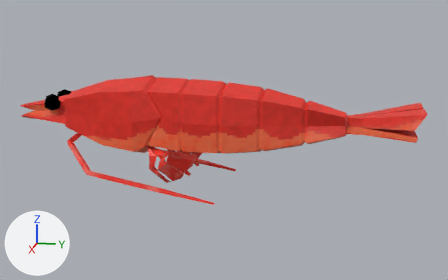
An edit to the glTF model assets/shrimp.glb, drawn before and after from the same camera.
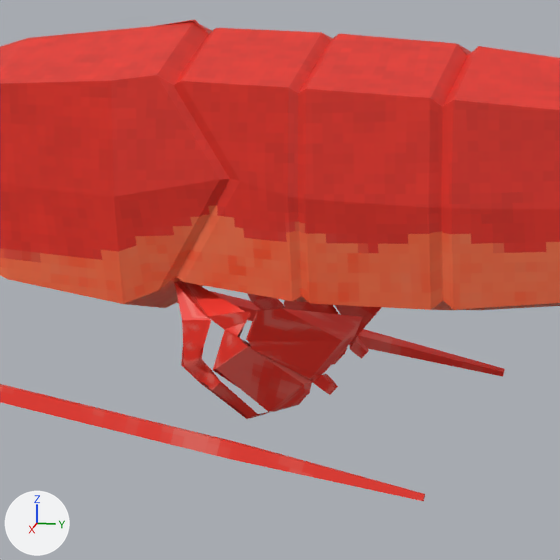
Each version is shown whole from a camera (50 mm lens) standing at (3.246, 1.174, 0.678) and looking at (-0.006, 0.523, -0.135), then close up on the part from 22% to 56% of the width and 25% to 79% of the height. Arrows for +X, +Y and +Z are at lower left; the lights stay in place. The first two pictures are the older version. Vertices at exactly the same position are counted once.

Names of what the first close-up shows: 'Cube', 'legs', 'whisker'.
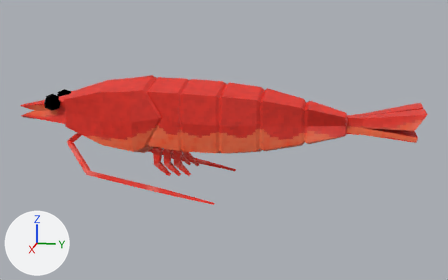
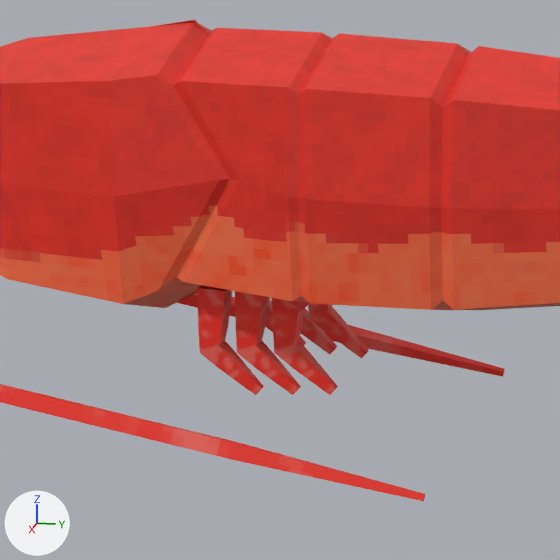
Edits to the bpy script that builds the scene:
```text
Change me_cube:
    used by ob_legs; location = (0.0, 0.0, 0.0)
    remove me_cube.from_pydata(...)  # 216 vertices, 408 faces; spans x -0.205..0.205, y 0.125..0.402, z -0.356..-0.148
    add me_cube.from_pydata(...)  # 216 vertices, 408 faces; spans x -0.141..0.141, y 0.163..0.36, z -0.32..-0.158
    me_cube part 1: 96 of 216 vertices moved; they spanned x 0.09..0.205, y 0.125..0.402, z -0.356..-0.148 and now span x 0.079..0.141, y 0.163..0.34, z -0.32..-0.158; mean shift (-0.037, -0.01, 0.02); largest move (0.203, 0.271, -0.17) -> (0.083, 0.268, -0.179)
    me_cube part 2: 96 of 216 vertices moved; they spanned x -0.205..-0.09, y 0.125..0.402, z -0.356..-0.148 and now span x -0.141..-0.079, y 0.163..0.34, z -0.32..-0.158; mean shift (0.037, -0.01, 0.02); largest move (-0.203, 0.271, -0.17) -> (-0.083, 0.268, -0.179)
```

Where the change shows, as pixel boxes [x1, y1, x2, y2] in the close-ups (560 x 560 px; the box of a moved part takes in the faces that stretch with it):
'legs', reshaped (17% narrower, 20% shorter)
    before: [174, 281, 382, 419]
    after: [197, 285, 369, 395]
part 1 of me_cube, moved or reshaped
    before: [174, 281, 363, 419]
    after: [197, 285, 331, 395]
part 2 of me_cube, moved or reshaped
    before: [247, 293, 382, 365]
    after: [265, 297, 363, 354]
